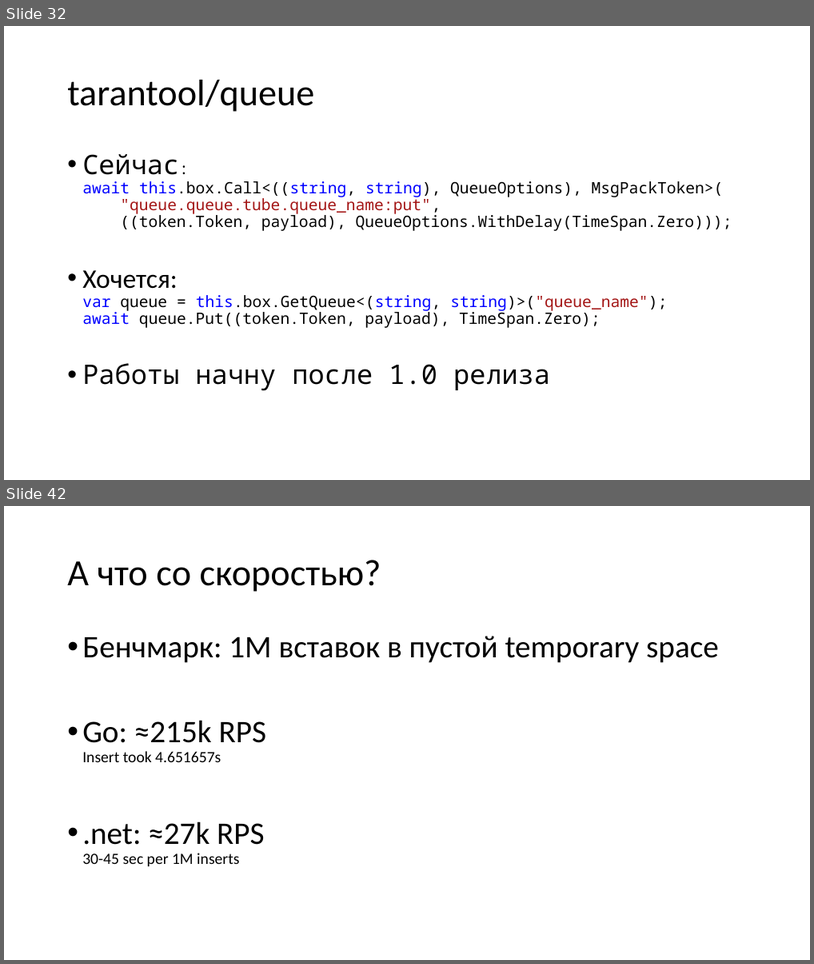
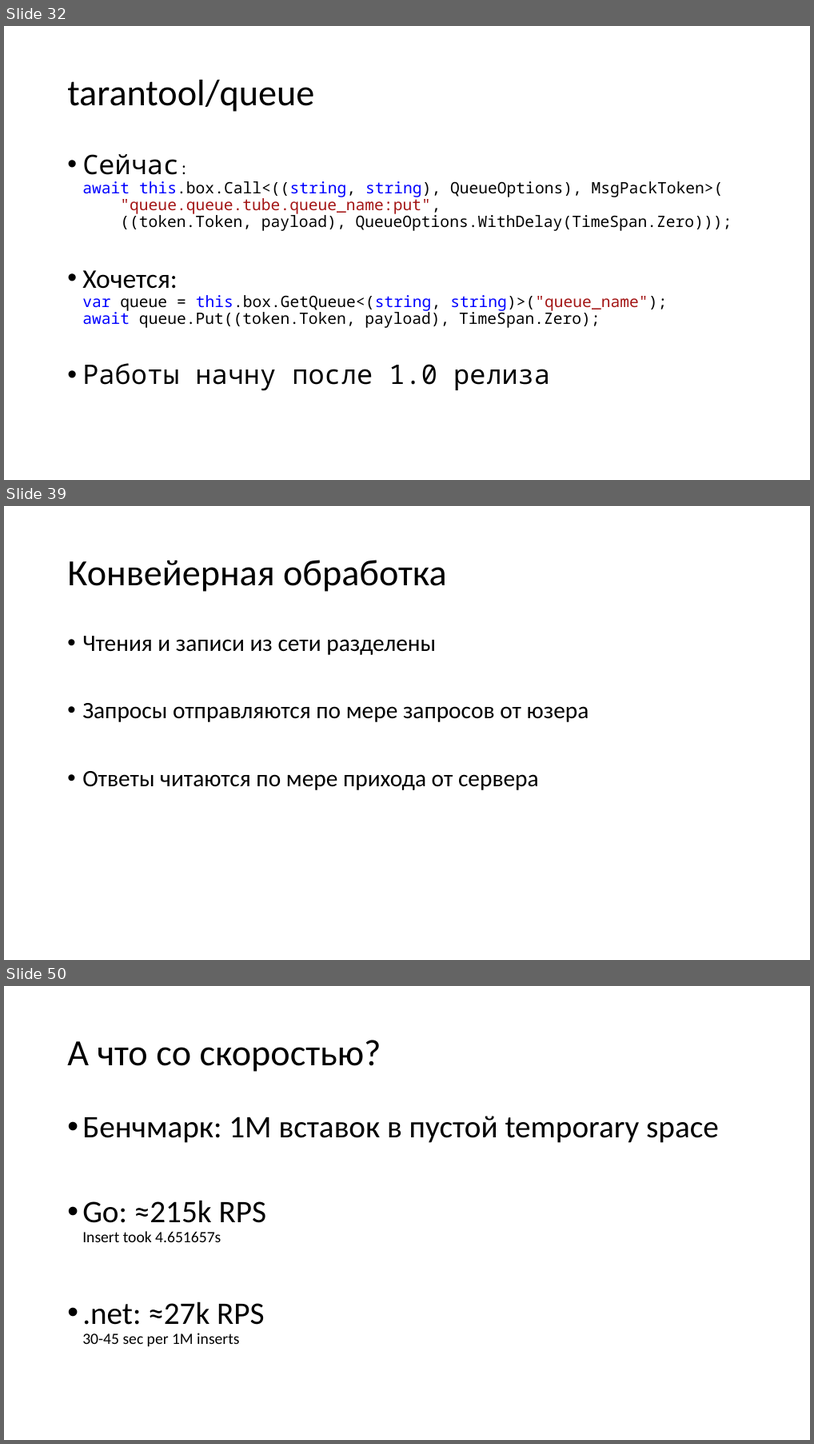
Before and after one commit to aensidhe/presentations, a slide deck: 2018/09/dotnext/Что такое Tarantool и его использование в .net.pptx. Shown one above the other, each under a label of ours: slides 32 and 42 before the commit, slides 32, 39 and 50 after it; the slides between them are not shown. The pictures are 814x964 and 814x1444 pixels, drawn with LibreOffice and Linux fonts; fonts in the diff are those of the drawing. Boxes give left, top, right and bottom in pixels: in the first picture for what was removed or moved away, otherwise in the second. Text is boxed around its words. In the diff, an @@ line names an element or a change of style, - is before the commit and + after.

```diff
--- a/2018/09/dotnext/Что такое Tarantool и его использование в .net.pptx
+++ b/2018/09/dotnext/Что такое Tarantool и его использование в .net.pptx
@@ slide 39 added at box(4, 506, 810, 960), background #FFFFFF @@
@@ title added at box(67, 560, 447, 592), 33 pt, text #000000 @@
+Конвейерная обработка
@@ text added at box(82, 636, 590, 790), 21 pt, text #000000 @@
+• Чтения и записи из сети разделены
+• Запросы отправляются по мере запросов от юзера
+• Ответы читаются по мере прихода от сервера
@@ what was slide 42 is now slide 50 @@
```
Also in this commit, not shown: 24 other slides added, 9 slides removed.
